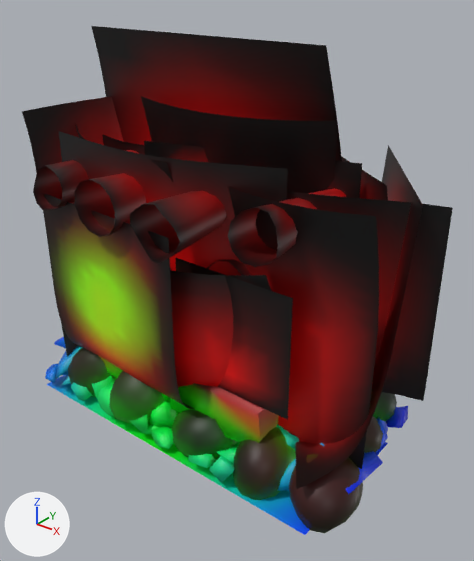
An edit to the glTF model vite-project/public/assets/gltf/fire.glb, drawn before and after from the same camera.
Camera for both pictures: a 50 mm camera at (0.378, -0.437, 0.281) aimed at (0.026, 0.004, 0.008). The lights are fixed; the arrows at lower left show +X, +Y and +Z. The picture after the commit comes second. Where no turn or scale is listed for an object, it has been applied to the vertices. Vertices at exactly the same position are counted once.

In view in the first picture: 'coal', 'coal_fire_01', 'coal_fire_03', 'coal_fire_04', 'ember_bed', 'fire_cylinder_06', 'fire_explosion_01', 'fire_explosion_02', 'wood_fire_01', 'wood_fire_03', 'wood_fire_04', 'wood_fire_07' and 10 more.
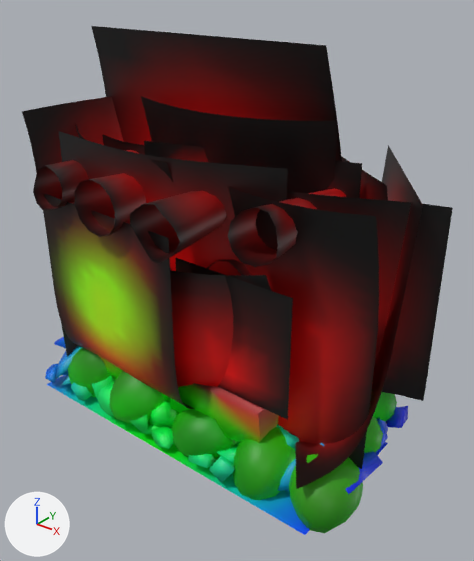
Commit message: coal update 2

Boxes [x1, y1, x2, y2] around the edits, measured in the pictures (474 x 561 px):
part 1 of me_sphere, recoloured
    both: [115, 378, 296, 494]
part 2 of me_sphere, recoloured (lighter)
    both: [68, 347, 397, 533]

The edits, one by one:
me_sphere has 1596 vertices, 3136 faces and spans x -0.13..0.254, y -0.087..0.105, z -0.073..0.029.
me_sphere is used by ob_coal; location (-0.0568, -0.014, -0.0848).
me_sphere part 1: 1474 faces centred in x -0.11..0.243, y -0.084..0.098, z -0.072..0.014 are repainted in the vertex colours; the middle colour goes from green #2cfc00 to green #21fc00.
me_sphere part 2: 1662 faces centred in x -0.13..0.254, y -0.086..0.104, z -0.072..0.029 are repainted in the vertex colours; the middle colour goes from dark green #294a00 to green #22ac00.
